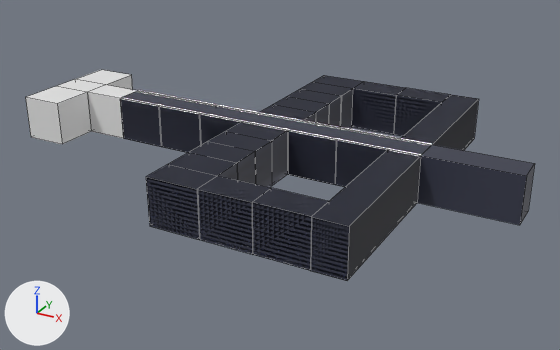
The Blender file Assets/Levels/dark/dark.blend: old version first, new version second.
Rendered twice from a 50 mm camera at (49.7, -82.3, 39.9) aimed at (4.7, -0.5, -1.1). Lighting does not change. The marker at lower left points along +X, +Y and +Z. Mesh edges are drawn as thin lines.

In view in the first picture: 'Ceiling -col', 'ControlRoom -col', 'SecretDoor -col', 'Wall -col'.
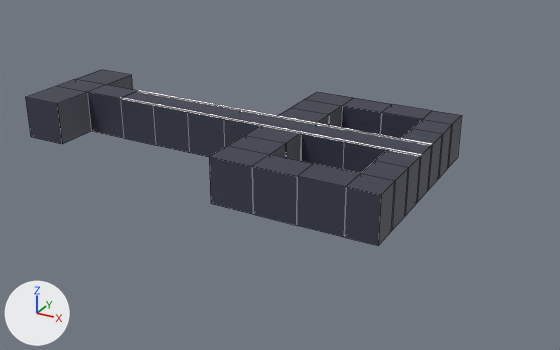
The change, as a list of edits to the scene's bpy script:
```text
Change me_plane_005:
    where me_plane_005.from_pydata(...)  # 20 vertices, 17 faces; spans x -1.6..-1.0, y -4.0..4.0, z -6.0..0.0
    add me_plane_005.materials.append(mat_floor)  # dark blue #373a4b
Add me_plane_010:
    me_plane_010.from_pydata([(-1.0, -1.0, 0.0), (-1.0, 1.0, 0.0), (-1.0, -1.0, -6.0), (-1.0, 1.0, -6.0)], [], [(1, 3, 2, 0)])
    me_plane_010.materials.append(mat_floor)  # dark blue #373a4b
Add me_plane_003:
    me_plane_003.from_pydata(...)  # 109 vertices, 99 faces; spans x -1.0..1.2, y -1.0..1.0, z -12.0..0.0
    me_plane_003.materials.append(mat_floor)  # dark blue #373a4b
Remove ob_wall__col:
    ob_wall__col = bpy.data.objects.new('Wall -col', me_plane_002)
    ob_wall__col.location = (0.0, -2.0, 3.0)
    ob_wall__col.rotation_euler = (-1.571, 0.0, 0.0)  # degrees (-90, 0, 0)
    ob_wall__col.scale = (20.0, 3.0, 1.0)
    _m = ob_wall__col.modifiers.new('Mirror', 'MIRROR')
    _m.use_axis = (False, True, False)
    _m.mirror_object = ob_empty
Remove ob_secretdoor__col:
    ob_secretdoor__col = bpy.data.objects.new('SecretDoor -col', me_plane_004)
    ob_secretdoor__col.location = (0.0, 0.0, 6.0)
    ob_secretdoor__col.scale = (20.0, 2.0, 1.0)
Add ob_endblock__col:
    ob_endblock__col = bpy.data.objects.new('Endblock -col', me_plane_010)
    ob_endblock__col.location = (44.0, 0.0, 6.0)
    ob_endblock__col.scale = (20.0, 2.0, 1.0)
Add ob_walls__col:
    ob_walls__col = bpy.data.objects.new('Walls -col', me_plane_003)
    ob_walls__col.location = (0.0, -2.0, 3.0)
    ob_walls__col.rotation_euler = (-1.571, 0.0, 0.0)  # degrees (-90, 0, 0)
    ob_walls__col.scale = (20.0, 3.0, 1.0)
    _m = ob_walls__col.modifiers.new('Mirror', 'MIRROR')
    _m.use_axis = (False, True, False)
    _m.mirror_object = ob_empty
```

Location of each change, (x1, y1, x2, y2) in pixels of the pictures (560 x 350 px):
'Wall -col', deleted
    before: (120, 75, 478, 281)
'Walls -col', added
    after: (120, 92, 462, 246)
'SecretDoor -col', deleted
    before: (417, 145, 535, 225)
'ControlRoom -col', recoloured
    both: (25, 70, 136, 144)
'Endblock -col', added
    after: (417, 145, 432, 202)
